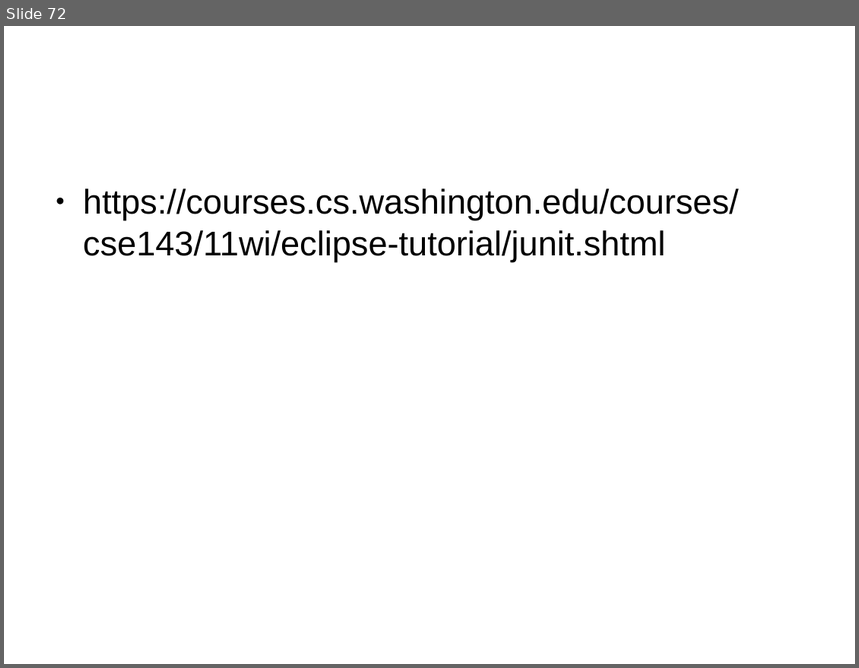
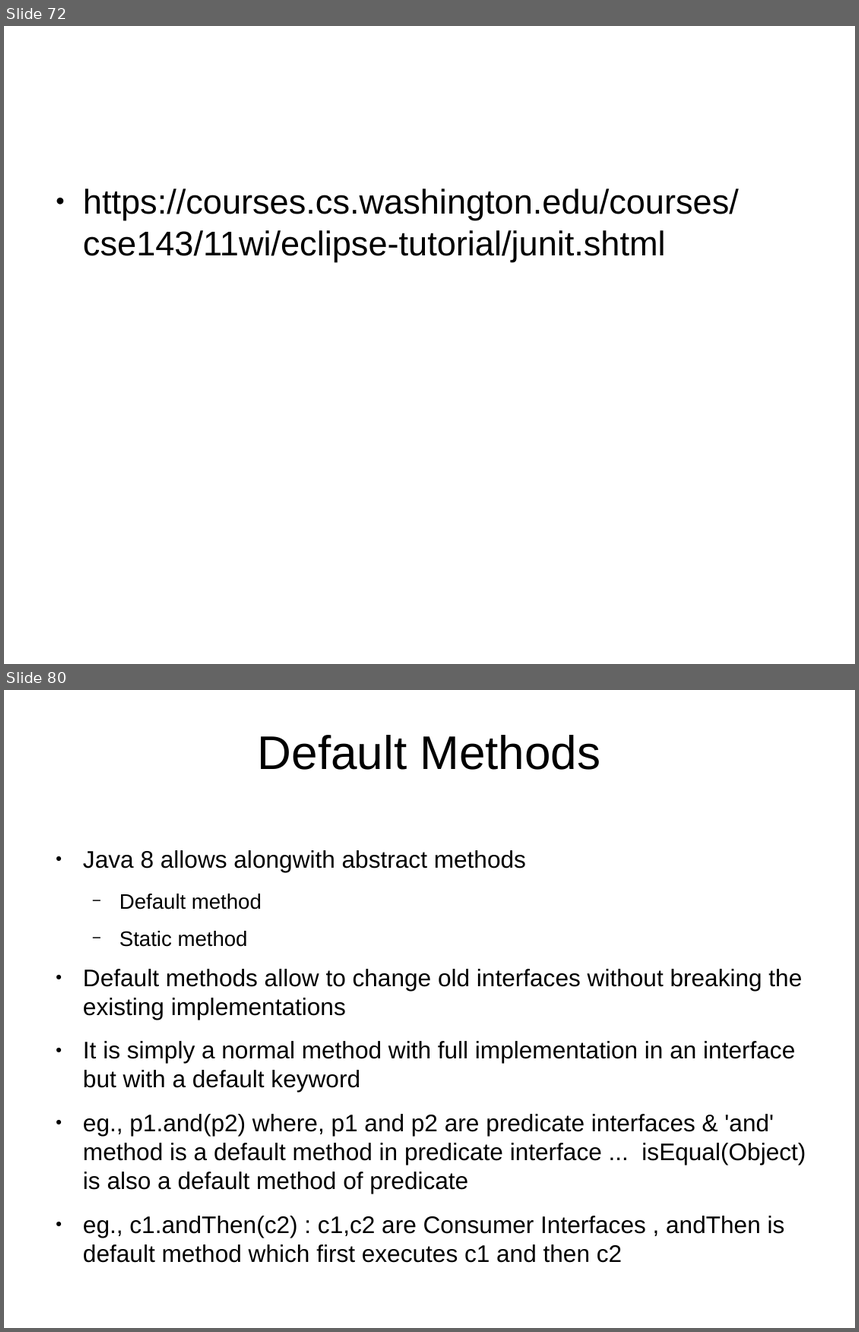
Before and after one commit to shikha-desai/Internship_PreWork, a slide deck: Java/Java_Notes.odp. Shown one above the other, each under a label of ours: slide 72 before the commit, slides 72 and 80 after it; the slides between them are not shown. The pictures are 859x668 and 859x1332 pixels, drawn with LibreOffice and Linux fonts; fonts in the diff are those of the drawing; background and template pictures are left out. Boxes give left, top, right and bottom in pixels: in the first picture for what was removed or moved away, otherwise in the second. Text is boxed around its words. In the diff, an @@ line names an element or a change of style, - is before the commit and + after.

```diff
--- a/Java/Java_Notes.odp
+++ b/Java/Java_Notes.odp
@@ slide 80 added at (4,690,855,1328), background picture (left out) @@
@@ title added at (258,735,601,770), 44 pt, text #000000 @@
+Default Methods
@@ text added at (83,850,806,1263), 22.4 pt, text #000000 @@
+● Java 8 allows alongwith abstract methods
+  − Default method
+  − Static method
+● Default methods allow to change old interfaces without breaking the existing implementations
+● It is simply a normal method with full implementation in an interface but with a default keyword
+● eg., p1.and(p2) where, p1 and p2 are predicate interfaces & 'and' method is a default method in predicate interface ... isEqual(Object) is also a default method of predicate
+● eg., c1.andThen(c2) : c1,c2 are Consumer Interfaces , andThen is default method which first executes c1 and then c2
```
Also in this commit, not shown: 9 other slides added, 1 other file.
